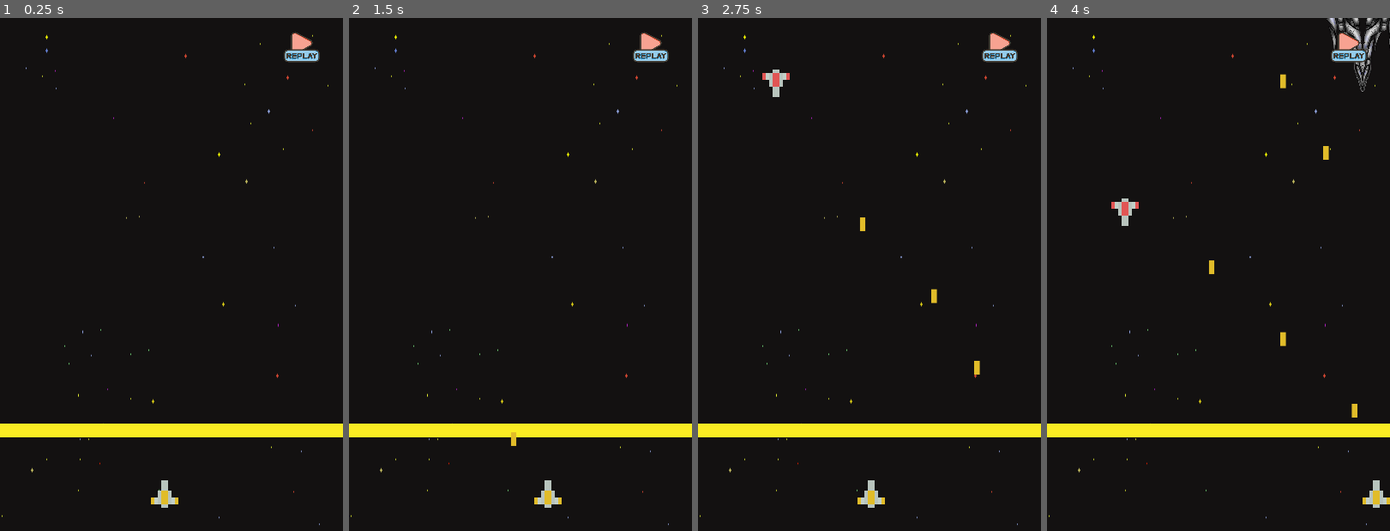
Above: before the commit, frames 1-4 (left to right).
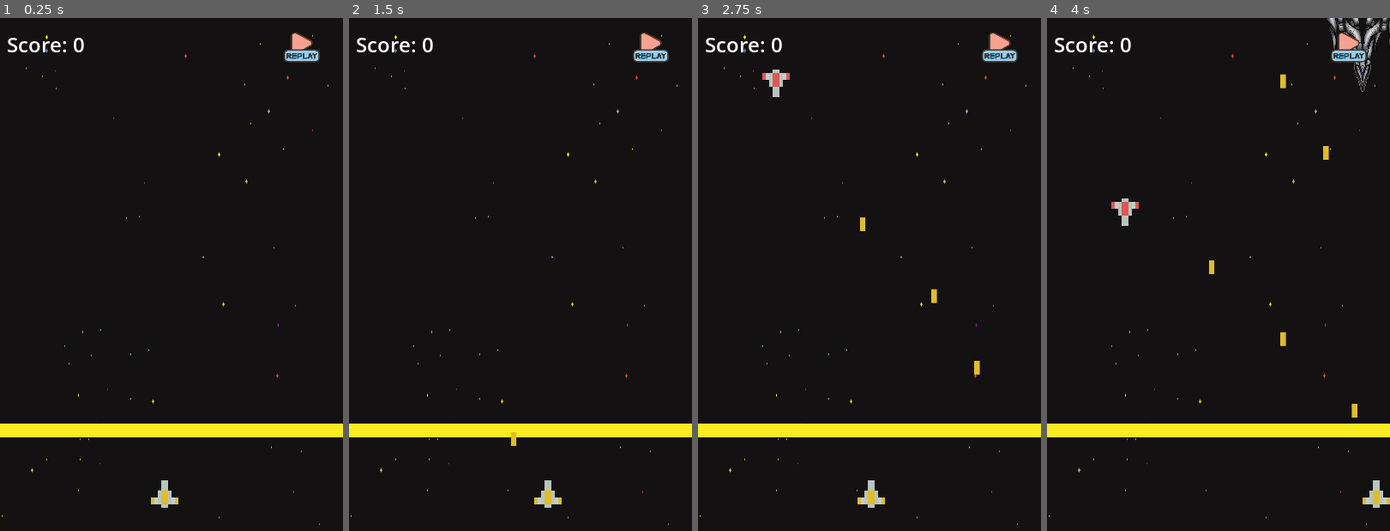
Above: after the commit, the same moments.

Repository: MohammadFaishalkhan/Space-Fighter-Godot
Game: Godot game, scene res://game_manager.tscn
Same seed, same stepped clock (60 frames per second), same inputs: the game is played once before the commit and once after it.
Inputs (mouse positions are in pixels of both pictures, inside the frame that each line leads up to):
- Up to frame 1 (0.25 s): no input
- Up to frame 2 (1.5 s): click (671, 53) at 0.5 s; tap Enter at 1.25 s; hold Right (slide_right) from 1.28 s (still down); hold F (shoot) from 1.28 s (still down)
- Up to frame 3 (2.75 s): release Right (slide_right) at 2.03 s; release F (shoot) at 2.03 s; hold Left (slide_left) from 2.03 s (still down); tap F (shoot) at 2.1 s
- Up to frame 4 (4 s): release Left (slide_left) at 2.78 s; hold F (shoot) 2.78-3.53 s; hold Right (slide_right) from 2.78 s (still down); tap F (shoot) at 3.6 s

The runs differ from the first frame. In frame 1, 0.3% of the frame differs, in the area x 2-25%, y 3-7%; in frame 2, 0.3%; in frame 3, 0.3%; in frame 4, 0.3%.

Commit message:
Add score system in UI(CanvasLayaer) HUD

Diff:
--- /dev/null
+++ b/enemies_spawner.gd
@@ -0,0 +1,52 @@
+extends Node
+var enemy_scene = preload("res://entities/enemies/enemy.tscn")
+var enemies_general_scene = preload("res://entities/enemies/enemiesgeneral.tscn")
+
+var kill_count:int = 0
+var kill_until_enemies_general:int = 4
+
+var score:int = 0
+@onready var score_label = get_parent().get_node_or_null("CanvasLayer/ScoreLabel")
+# Called when the node enters the scene tree for the first time.
+func _ready():
+	get_parent().get_node("Boundary").connect("area_entered", _the_end)
+	_update_score_ui()
+	var timer = Timer.new()
+	add_child(timer)
+	timer.wait_time = 1.5
+	timer.connect("timeout", _create_enemy)
+	timer.start()
+	#pass # Replace with function body.
+
+func _create_enemy():
+	var enemy = enemy_scene.instantiate()
+	get_parent().get_node("Enemies").add_child(enemy)
+	#pass
+
+func register_enemy_killed():
+	kill_count += 1
+	add_score(10)
+	print("Kills: ", kill_count) # Check output window when shooting enemies
+	if kill_count >= kill_until_enemies_general:
+		print("SPAWNING BOSS NOW!")
+		_spawn_enemies_general()
+		kill_count = 0
+
+func add_score(amount: int):
+	score += amount
+	_update_score_ui()
+
+func _update_score_ui():
+	if score_label: score_label.text = "Score: " + str(score)
+
+func _spawn_enemies_general():
+	var enemies_general = enemies_general_scene.instantiate()
+	#enemies_general.position = Vector2(180, 50)
+	get_parent().get_node("Enemies").call_deferred("add_child", enemies_general)
+# Called every frame. 'delta' is the elapsed time since the previous frame.
+#func _process(delta: float) -> void:
+	#pass
+
+func _the_end(body:Node):
+	if body is Enemy or body is enemiesgeneral:
+		get_tree().set_pause(true)
--- /dev/null
+++ b/enemiesgeneral.gd
@@ -0,0 +1,31 @@
+extends Area2D
+class_name enemiesgeneral
+
+var speed:int = 140
+var health:int = 3
+
+@onready  var health_bar = $ProgressBar
+# Called when the node enters the scene tree for the first time.
+func _ready():
+	#position = Vector2(randf_range(30, 380),0)
+	position.x = randf_range(30, 380)
+	if health_bar:
+		health_bar.max_value = health
+		health_bar.value = health
+	#pass # Replace with function body.
+
+
+# Called every frame. 'delta' is the elapsed time since the previous frame.
+func _process(delta: float):
+	position.y += speed*delta
+
+
+func take_damage():
+	health -= 1
+	if health_bar: health_bar.value = health
+	if health <= 0:
+		var spawner = get_tree().root.find_child("EnemiesSpawner", true, false)
+		if spawner and spawner.has_method("add_score"):
+			spawner.add_score(100)
+
+		queue_free()
--- a/game_manager.tscn
+++ b/game_manager.tscn
@@ -54,3 +54,11 @@
 [node name="ReplaySprite" parent="CanvasLayer/TextureButton" unique_id=1285103194 instance=ExtResource("7_eakoi")]
 position = Vector2(8, 26)
 scale = Vector2(0.09375002, 0.085937485)
+
+[node name="ScoreLabel" type="Label" parent="CanvasLayer" unique_id=1845339661]
+offset_left = 8.0
+offset_top = 14.0
+offset_right = 99.0
+offset_bottom = 48.0
+theme_override_font_sizes/font_size = 24
+text = "Score: 0"
